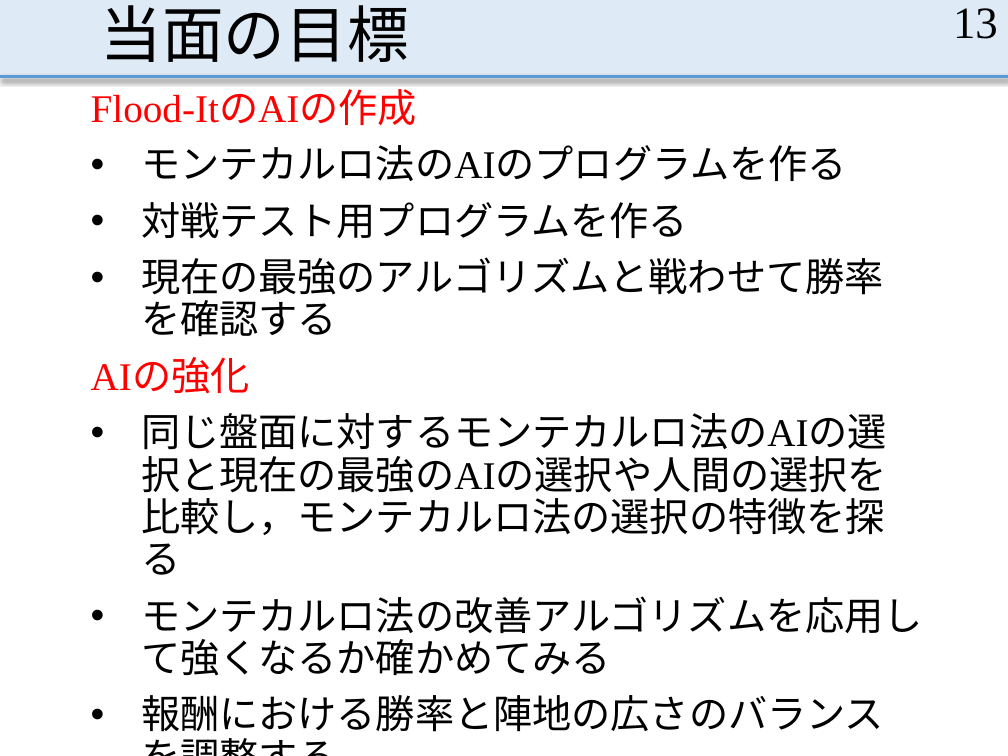
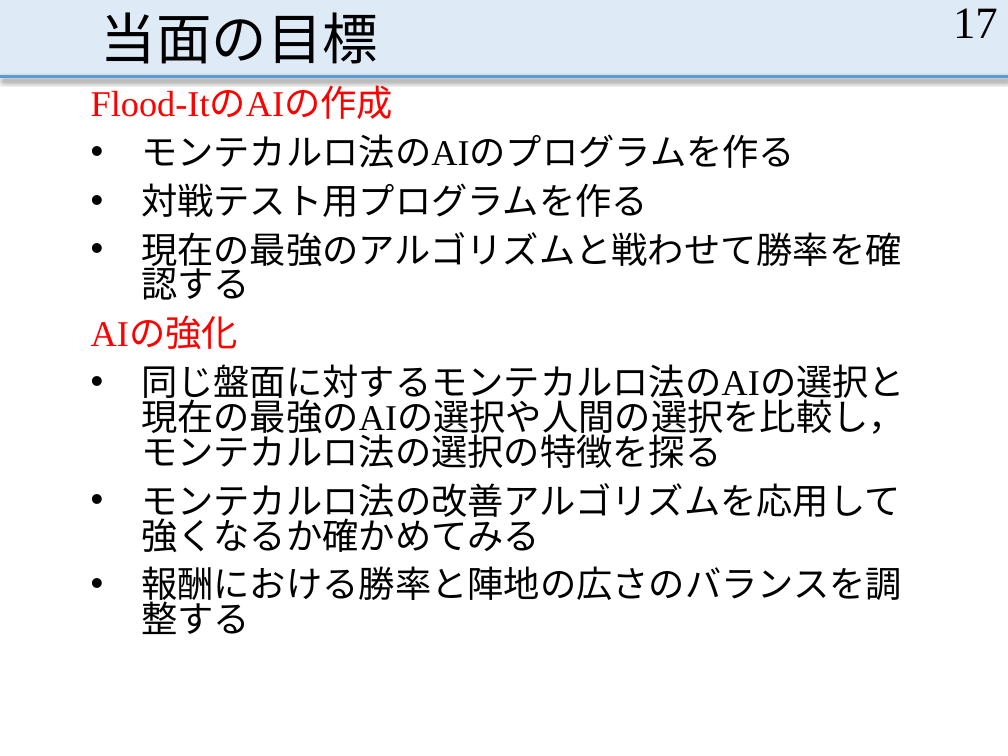
Before and after one commit to MasayaOda/SR, a slide deck: slide 17 of 中間発表.pptx (slide 13 before the commit). Drawn at 1008x756 pixels with LibreOffice and Linux fonts; fonts in the diff are those of the drawing. Boxes give left, top, right and bottom in pixels: in the first picture for what was removed or moved away, otherwise in the second. Text is boxed around its words. In the diff, an @@ line names an element or a change of style, - is before the commit and + after.

Commit message:
家で図を作成

```diff
--- a/中間発表.pptx
+++ b/中間発表.pptx
@@ title "当面の目標" at <box>101,12,378,64</box>: size 44 to 39.6 pt @@
@@ page number at <box>953,8,998,38</box>: text changed @@
-13
+17
@@ text "Flood-ItのAIの作成" at <box>91,88,905,634</box>: size 28 to 25.9 pt; line spacing 0.9 to 0.8 @@
```
Also in this commit, not shown: 12 other slides changed, 4 slides added.
